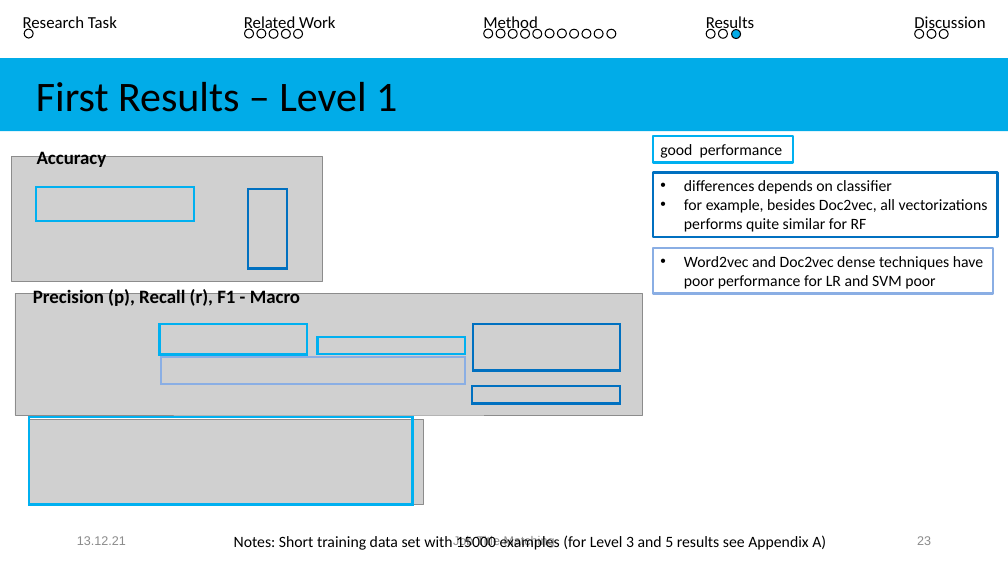
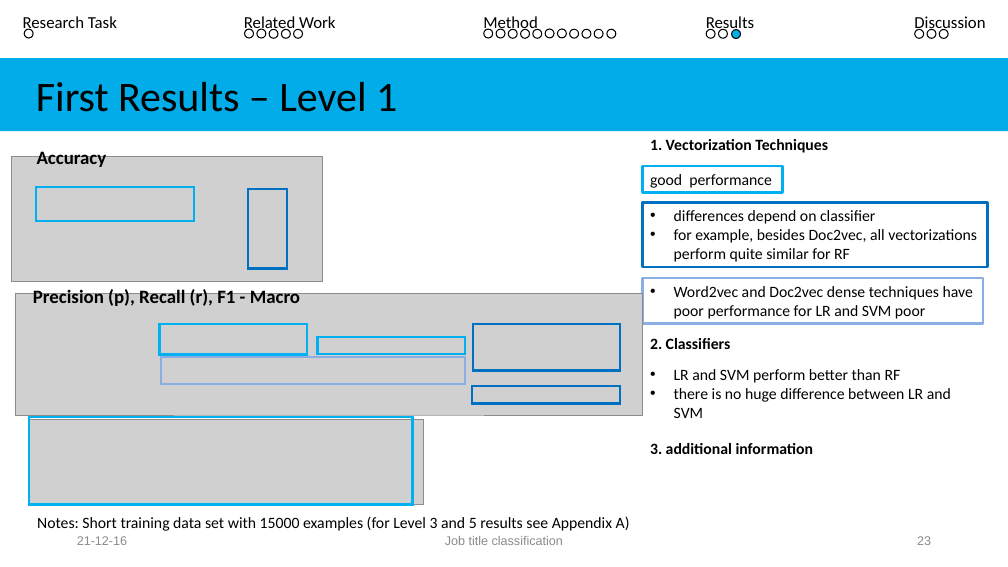
Before and after one commit to Rahkakavee/job-title-matching, a slide deck: slide 23 of presentation/Kolloquium.pptx. Drawn at 1008x567 pixels with LibreOffice and Linux fonts; fonts in the diff are those of the drawing; grey boxes stand for pictures. Boxes give left, top, right and bottom in pixels: in the first picture for what was removed or moved away, otherwise in the second. Text is boxed around its words. In the diff, an @@ line names an element or a change of style, - is before the commit and + after.

```diff
--- a/presentation/Kolloquium.pptx
+++ b/presentation/Kolloquium.pptx
@@ text added at <box>650,139,828,153</box>, 15 pt, text #000000, bold @@
+1. Vectorization Techniques
@@ 3 rectangles: place and size @@
-3 rectangles at <box>653,136,998,294</box>
+3 rectangles at <box>643,166,988,324</box>
@@ text in rectangle at <box>674,210,977,262</box>: text changed @@
-• differences depends on classifier
-• for example, besides Doc2vec, all vectorizations performs quite similar for RF
+• differences depend on classifier
+• for example, besides Doc2vec, all vectorizations perform quite similar for RF
@@ text added at <box>650,338,731,349</box>, 15 pt, text #000000, bold @@
+2. Classifiers
@@ text added at <box>674,369,951,418</box>, 15 pt, text #000000 @@
+• LR and SVM perform better than RF
+• there is no huge difference between LR and SVM
@@ text added at <box>650,443,814,454</box>, 15 pt, text #000000, bold @@
+3. additional information
@@ text "Notes: Short training data set ..." rewrapped from <box>500,535,826,550</box> to <box>37,516,630,531</box> @@
@@ text at <box>77,536,127,545</box>: text changed @@
-13.12.21
+21-12-16
@@ text at <box>445,536,563,545</box>: text changed @@
-Job Title Matching
+Job title classification
```
Also in this commit, not shown: 32 other slides changed, 4 slides added, 4 other files.
